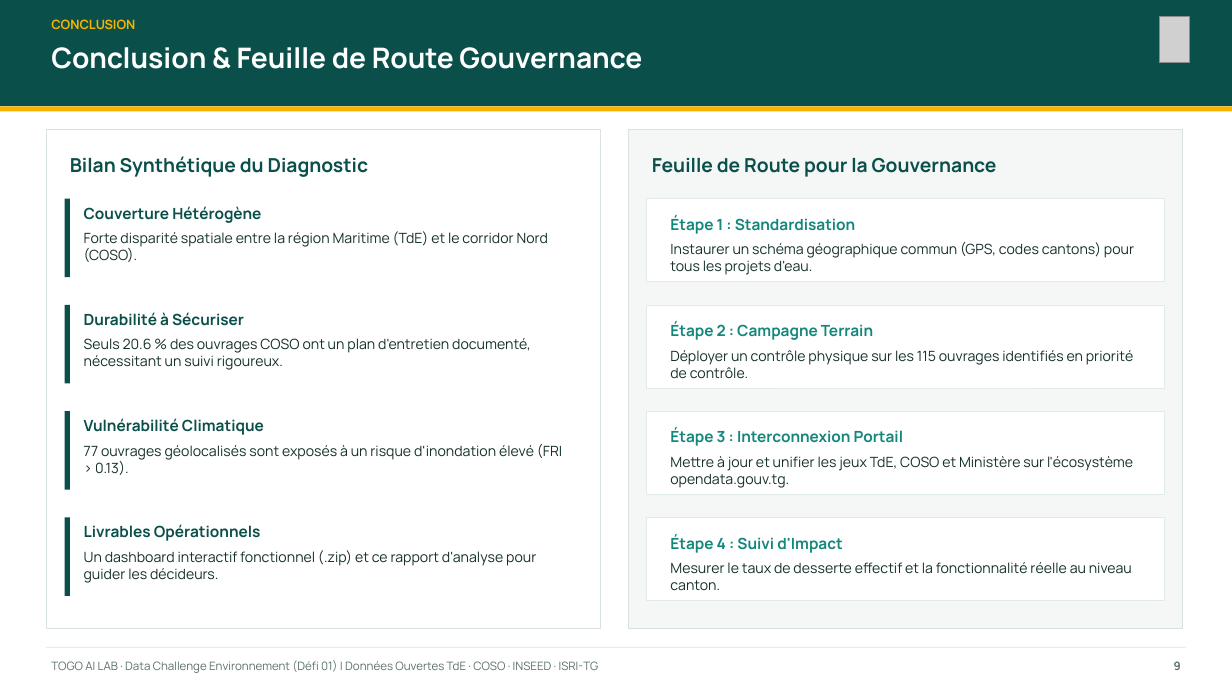
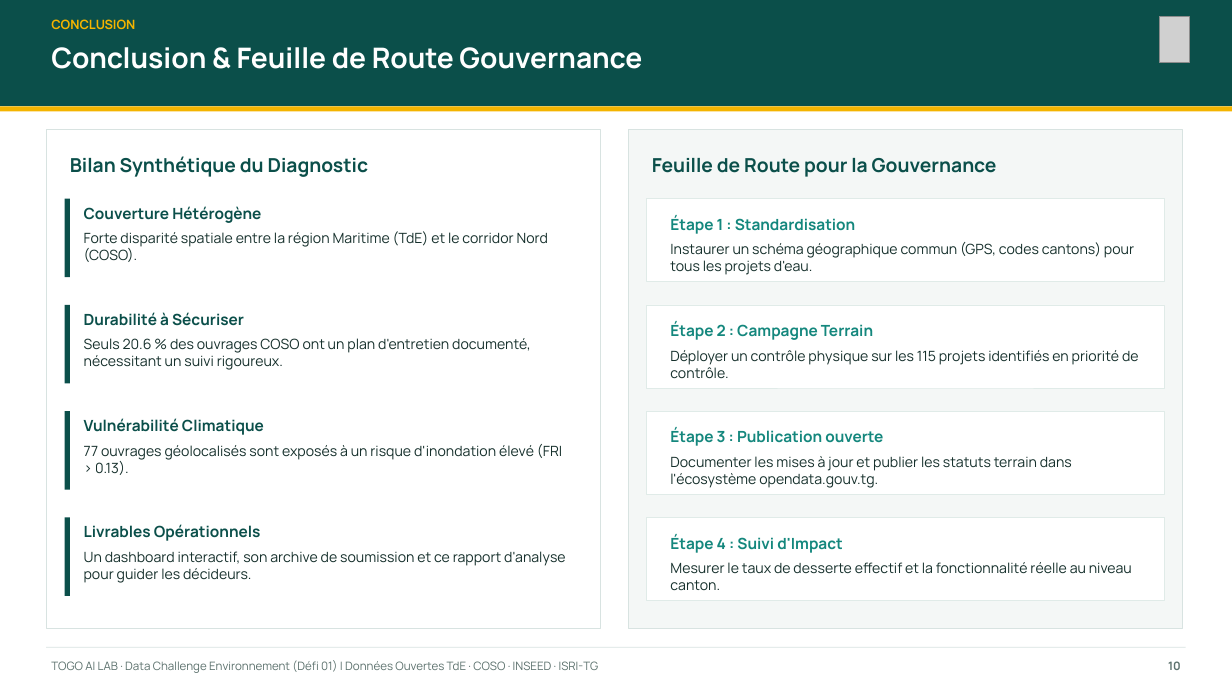
Before and after one commit to JosherenPro/defi1-environnement, a slide deck: slide 10 of reports/rapport.pptx (slide 9 before the commit). Drawn at 1232x693 pixels with LibreOffice and Linux fonts; fonts in the diff are those of the drawing; grey boxes stand for pictures. Boxes give left, top, right and bottom in pixels: in the first picture for what was removed or moved away, otherwise in the second. Text is boxed around its words. In the diff, an @@ line names an element or a change of style, - is before the commit and + after.

Commit message:
Actualiser le rapport et le PDF

```diff
--- a/reports/rapport.pptx
+++ b/reports/rapport.pptx
@@ text at bbox=[670, 350, 1139, 379]: text changed @@
-Déployer un contrôle physique sur les 115 ouvrages identifiés en priorité de contrôle.
+Déployer un contrôle physique sur les 115 projets identifiés en priorité de contrôle.
@@ text at bbox=[670, 428, 883, 446]: text changed @@
-Étape 3 : Interconnexion Portail
+Étape 3 : Publication ouverte
@@ text at bbox=[670, 456, 1072, 488]: text changed @@
-Mettre à jour et unifier les jeux TdE, COSO et Ministère sur l'écosystème opendata.gouv.tg.
+Documenter les mises à jour et publier les statuts terrain dans l'écosystème opendata.gouv.tg.
@@ text at bbox=[84, 551, 566, 583]: text changed @@
-Un dashboard interactif fonctionnel (.zip) et ce rapport d'analyse pour guider les décideurs.
+Un dashboard interactif, son archive de soumission et ce rapport d'analyse pour guider les décideurs.
@@ text at bbox=[1168, 661, 1181, 670]: text changed @@
-9
+10
```
Also in this commit, not shown: 2 other slides changed, 1 slide added, 1 other file.
